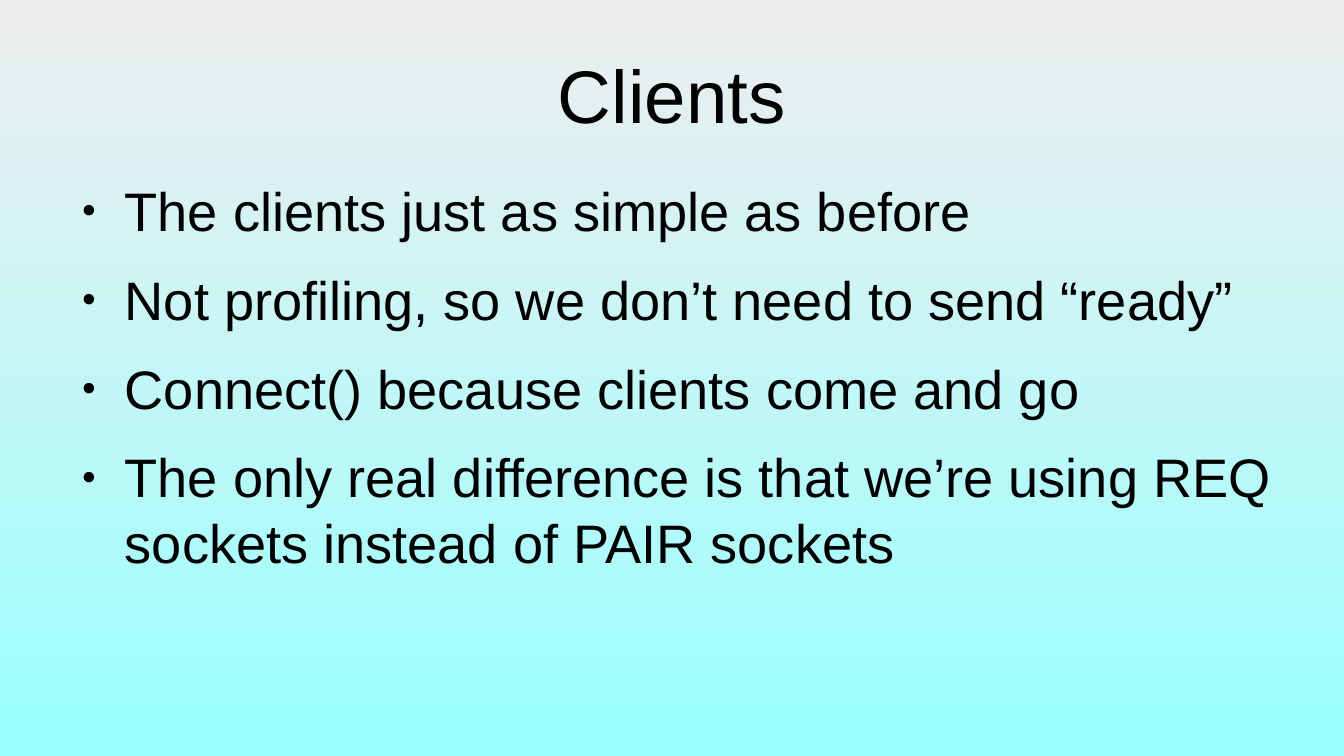
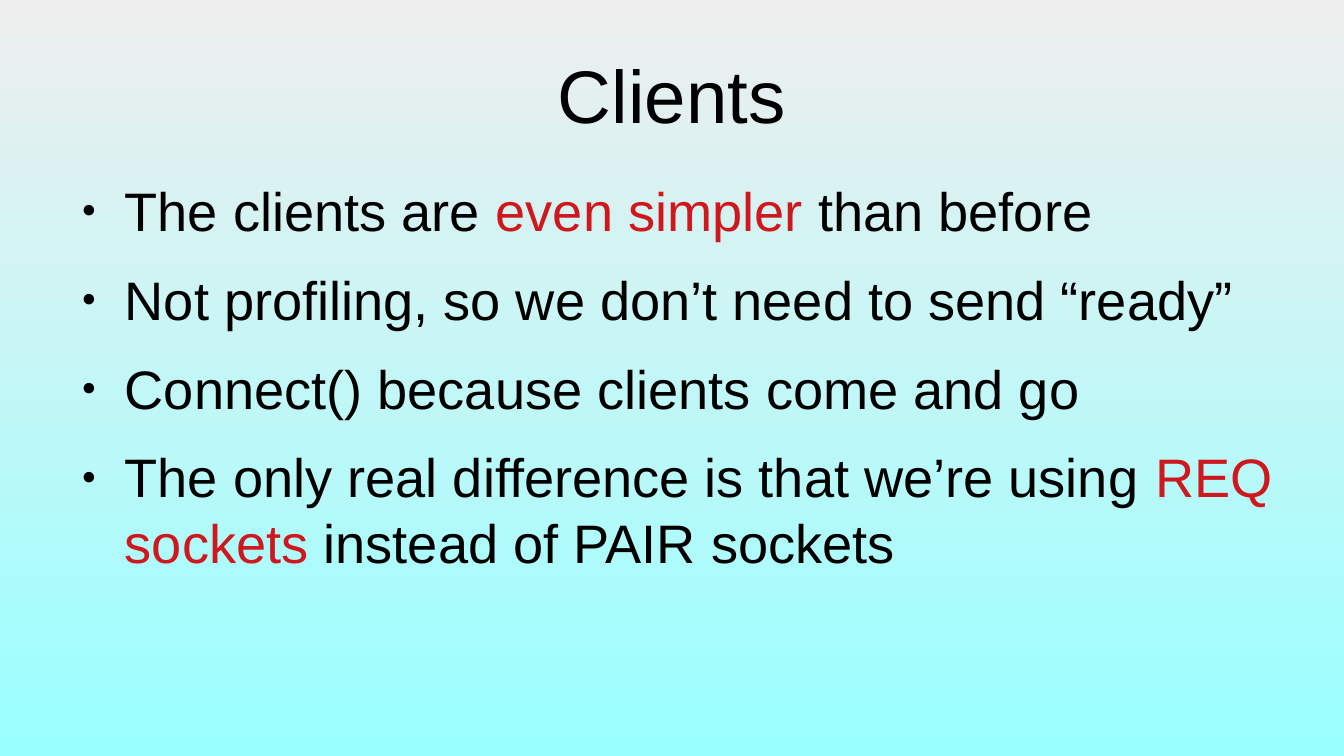
Before and after one commit to dllaurence/zeromq-presentation, a slide deck: slide 37 of presentation.odp (slide 38 before the commit). Drawn at 1344x756 pixels with LibreOffice and Linux fonts; fonts in the diff are those of the drawing. Boxes give left, top, right and bottom in pixels: in the first picture for what was removed or moved away, otherwise in the second. Text is boxed around its words. In the diff, an @@ line names an element or a change of style, - is before the commit and + after.

```diff
--- a/presentation.odp
+++ b/presentation.odp
@@ text at (125,191,1093,240): text changed @@
-● The clients just as simple as before
+● The clients are even simpler than before
@@ text at (125,457,1272,564): text colour #000000 to #CE181E in "REQ sockets" @@
```
Also in this commit, not shown: 16 other slides changed, 10 slides added, 3 slides removed, 10 other files.
